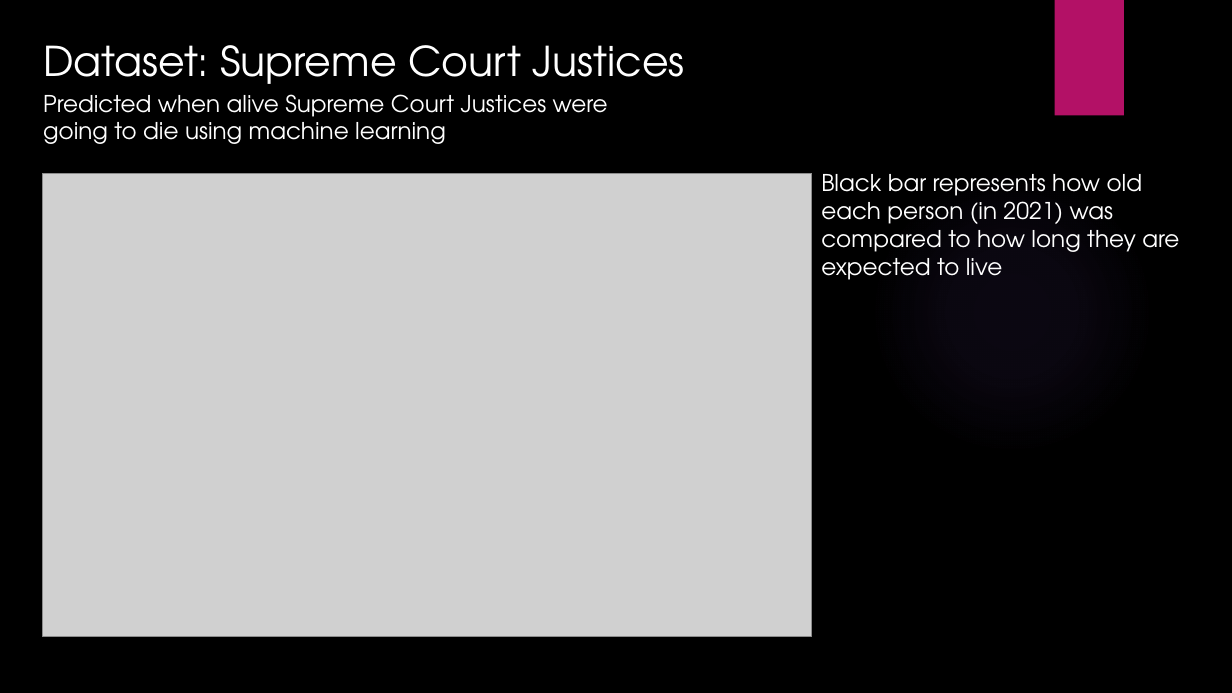
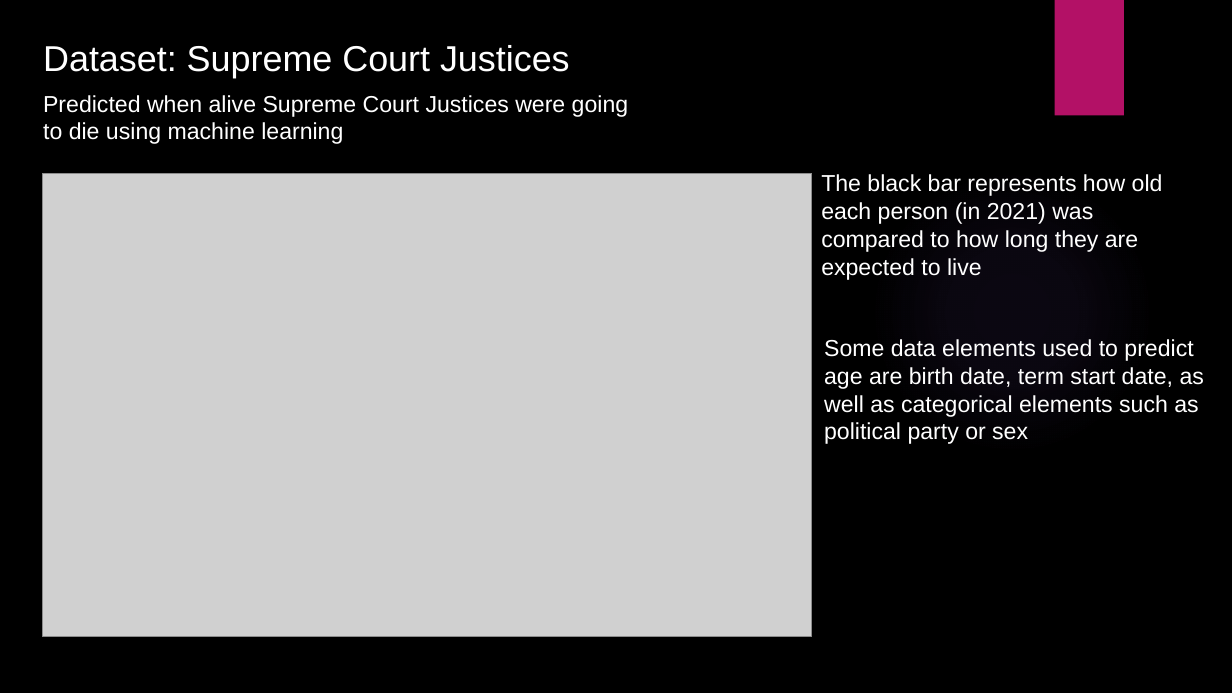
Before and after one commit to dmail5802/hackathon_competition, a slide deck: slide 2 of presentation.pptx. Drawn at 1232x693 pixels with LibreOffice and Linux fonts; fonts in the diff are those of the drawing; grey boxes stand for pictures; background and template pictures are left out. Boxes give left, top, right and bottom in pixels: in the first picture for what was removed or moved away, otherwise in the second. Text is boxed around its words. In the diff, an @@ line names an element or a change of style, - is before the commit and + after.

```diff
--- a/presentation.pptx
+++ b/presentation.pptx
@@ text "Dataset: Supreme Court Justices" at bbox=[43, 45, 570, 78]: size 32 to 28 pt, font TeX Gyre Adventor to Arial @@
@@ text "Predicted when alive Supreme Court ..." at bbox=[43, 95, 629, 144]: font TeX Gyre Adventor to Arial @@
@@ text at bbox=[821, 174, 1163, 280]: text changed; font TeX Gyre Adventor to Arial @@
-Black bar represents how old each person (in 2021) was compared to how long they are expected to live
+The black bar represents how old each person (in 2021) was compared to how long they are expected to live
@@ text added at bbox=[824, 339, 1204, 444], 18 pt, text #FFFFFF @@
+Some data elements used to predict age are birth date, term start date, as well as categorical elements such as political party or sex
```
Also in this commit, not shown: 4 other slides changed, 8 slides added, 2 slides removed.
